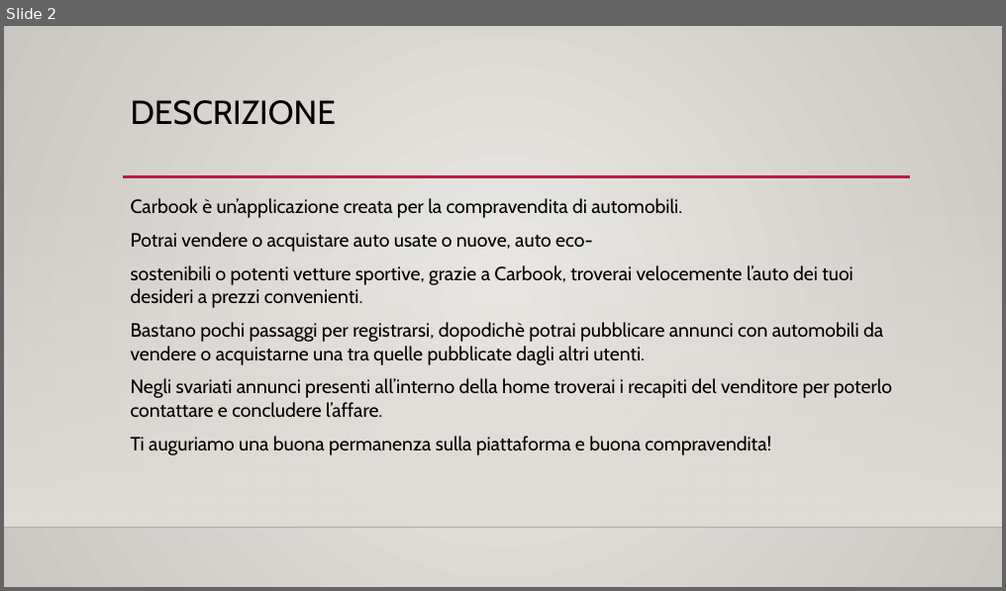
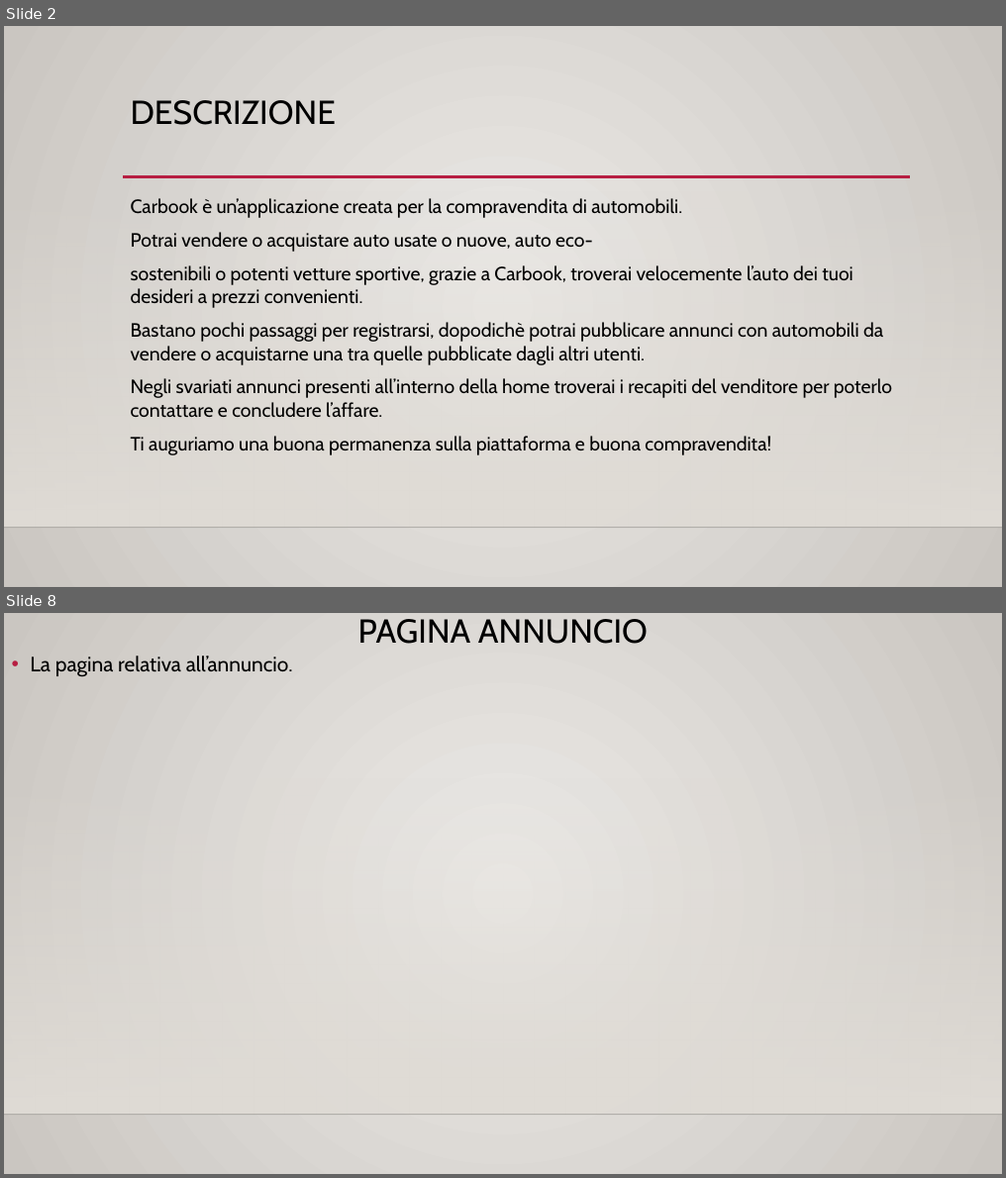
Before and after one commit to LucaNastasi/LibroAuto, a slide deck: presentazione.pptx. Shown one above the other, each under a label of ours: slide 2 before the commit, slides 2 and 8 after it; the slides between them are not shown. The pictures are 1006x591 and 1006x1178 pixels, drawn with LibreOffice and Linux fonts; fonts in the diff are those of the drawing; background and template pictures are left out. Boxes give left, top, right and bottom in pixels: in the first picture for what was removed or moved away, otherwise in the second. Text is boxed around its words. In the diff, an @@ line names an element or a change of style, - is before the commit and + after.

```diff
--- a/presentazione.pptx
+++ b/presentazione.pptx
@@ slide 8 added at bbox=[4, 613, 1002, 1174], background gradient #ECEAE7 to #CAC7C1; not listed: 2 template elements that a slide beside it also shows @@
@@ title added at bbox=[358, 619, 648, 644], 32 pt, text #000000 @@
+PAGINA ANNUNCIO
@@ text added at bbox=[30, 656, 293, 676], 20 pt, text #000000 @@
+• La pagina relativa all’annuncio.
```
Also in this commit, not shown: 1 slide changed, 5 other slides added, 13 other files.
